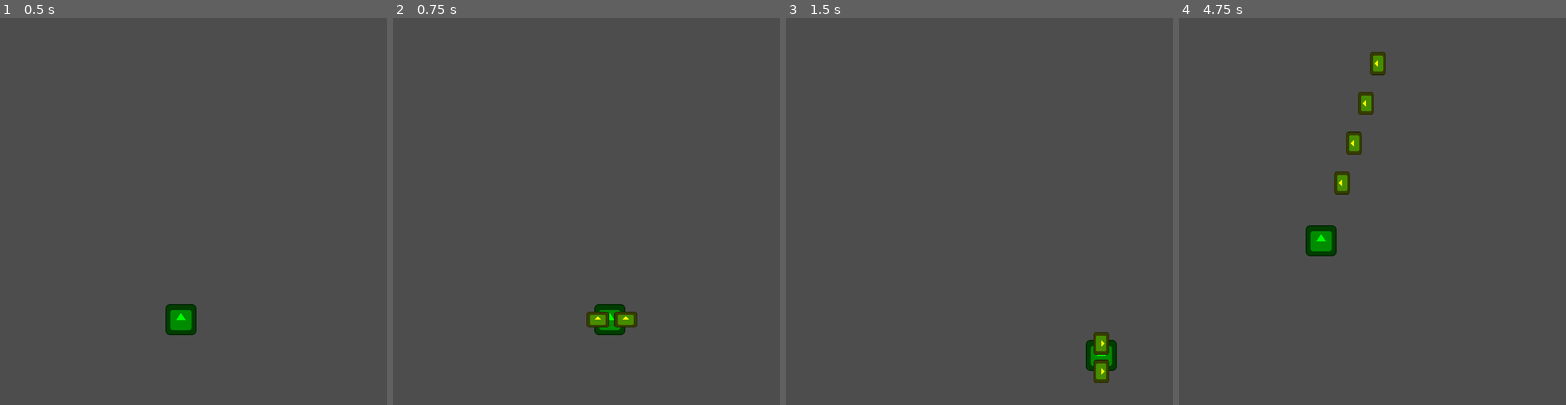
Above: before the commit, frames 1-4 (left to right).
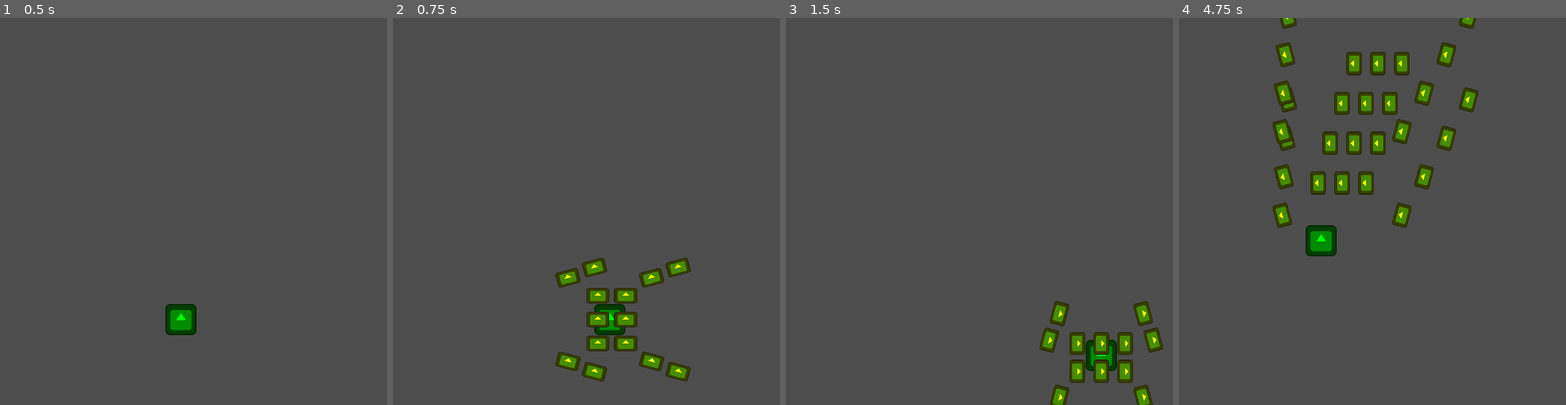
Above: after the commit, the same moments.

Repository: Zeroeth-0/Gatogun
Game: Godot game, scene res://scenes/levels/world.tscn
Two runs of this game, one before a commit and one after it. Both use one fixed random seed, a clock stepped at 60 frames per second and the inputs below. The engine's default icon, where the game draws it, is replaced by a stand-in: a white triangle on a blue panel in a dark square.
Inputs:
- Up to frame 1 (0.5 s): no input
- Up to frame 2 (0.75 s): tap Enter at 0.5 s; hold Right (RIGHT) from 0.53 s (still down); tap C (A) at 0.6 s
- Up to frame 3 (1.5 s): tap X (B) at 0.8, 1.35 s; release Right (RIGHT) at 1.28 s; hold Down (DOWN) from 1.28 s (still down)
- Up to frame 4 (4.75 s): tap S (X) at 1.55, 2.1, 3.8, 4.35 s; release Down (DOWN) at 2.03 s; hold Right (RIGHT) 2.03-2.78 s; tap C (A) at 2.3, 2.85, 4.55 s; hold Up (UP) 2.78-3.53 s; tap X (B) at 3.05, 3.6 s; hold Left (LEFT) from 3.53 s (still down)

Frame 1 is identical in both runs. In frame 2, 2.8% of the frame differs, in the area x 41-78%, y 61-94%; in frame 3, 2.3%; in frame 4, 5.0%, in the area x 24-78%, y 0-55%.

Commit message:
Updated Shooting System

Diff:
--- a/project.godot
+++ b/project.godot
@@ -32,7 +32,7 @@
 
 [editor]
 
-movie_writer/movie_file="C:/Users/Amós/Desktop/GameDev/Proyectos/Movies/Gatodius_mov.avi"
+movie_writer/movie_file="C:/Users/Amós/Desktop/GameDev/En Desarrollo/Movies/Gatodius_mov.avi"
 
 [input]
 
--- a/scenes/bullets/player_bullet.tscn
+++ b/scenes/bullets/player_bullet.tscn
@@ -5,7 +5,7 @@
 
 [sub_resource type="RectangleShape2D" id="RectangleShape2D_ex51n"]
 
-[node name="Player Bullet" type="Area2D"]
+[node name="Player Bullet" type="Area2D" groups=["Player Bullet"]]
 script = ExtResource("1_08ob5")
 
 [node name="Sprite2D" type="Sprite2D" parent="."]
@@ -17,3 +17,5 @@
 scale = Vector2(2.5, 2.5)
 shape = SubResource("RectangleShape2D_ex51n")
 debug_color = Color(1, 1, 0, 0.419608)
+
+[connection signal="area_entered" from="." to="." method="_on_area_entered"]
--- /dev/null
+++ b/scenes/levels/dead_bounds.tscn
@@ -0,0 +1,26 @@
+[gd_scene load_steps=2 format=3 uid="uid://bw2g2t07ejkdq"]
+
+[sub_resource type="RectangleShape2D" id="RectangleShape2D_1erge"]
+
+[node name="DeadBounds" type="Area2D" groups=["Free"]]
+position = Vector2(324, 324)
+
+[node name="CollisionShape2D" type="CollisionShape2D" parent="." groups=["Free"]]
+position = Vector2(0, -450)
+scale = Vector2(40, 5)
+shape = SubResource("RectangleShape2D_1erge")
+
+[node name="CollisionShape2D2" type="CollisionShape2D" parent="." groups=["Free"]]
+position = Vector2(0, 450)
+scale = Vector2(40, 5)
+shape = SubResource("RectangleShape2D_1erge")
+
+[node name="CollisionShape2D3" type="CollisionShape2D" parent="." groups=["Free"]]
+position = Vector2(450, 0)
+scale = Vector2(5, 40)
+shape = SubResource("RectangleShape2D_1erge")
+
+[node name="CollisionShape2D4" type="CollisionShape2D" parent="." groups=["Free"]]
+position = Vector2(-450, 0)
+scale = Vector2(5, 40)
+shape = SubResource("RectangleShape2D_1erge")
--- a/scenes/levels/world.tscn
+++ b/scenes/levels/world.tscn
@@ -1,12 +1,15 @@
-[gd_scene load_steps=4 format=3 uid="uid://bu4plpf86f1x1"]
+[gd_scene load_steps=5 format=3 uid="uid://bu4plpf86f1x1"]
 
 [ext_resource type="Script" path="res://source/levels/world.gd" id="1_btnht"]
+[ext_resource type="PackedScene" uid="uid://bw2g2t07ejkdq" path="res://scenes/levels/dead_bounds.tscn" id="3_0hlg8"]
 [ext_resource type="PackedScene" uid="uid://45jy2ekapnll" path="res://scenes/enemies/enemy.tscn" id="4_kt6bt"]
 [ext_resource type="PackedScene" uid="uid://dnm46gsra70ug" path="res://scenes/player/cat_player.tscn" id="4_nvx4x"]
 
 [node name="World" type="Node2D"]
 script = ExtResource("1_btnht")
 enemy_scenes = Array[PackedScene]([ExtResource("4_kt6bt")])
+
+[node name="DeadBounds" parent="." instance=ExtResource("3_0hlg8")]
 
 [node name="North Lane" type="Node2D" parent="."]
 position = Vector2(324, -100)
--- a/scenes/weapons/weapon.tscn
+++ b/scenes/weapons/weapon.tscn
@@ -7,3 +7,25 @@
 script = ExtResource("1_y1vgw")
 
 [node name="PlayerEmmiter" parent="." instance=ExtResource("1_kgrkn")]
+
+[node name="PlayerEmmiter2" parent="." instance=ExtResource("1_kgrkn")]
+position = Vector2(-70, 70)
+deviationAngle = -15.0
+
+[node name="PlayerEmmiter3" parent="." instance=ExtResource("1_kgrkn")]
+position = Vector2(70, 70)
+deviationAngle = 15.0
+
+[node name="PlayerEmmiter4" parent="." instance=ExtResource("1_kgrkn")]
+position = Vector2(40, 20)
+
+[node name="PlayerEmmiter5" parent="." instance=ExtResource("1_kgrkn")]
+position = Vector2(-40, 20)
+
+[node name="PlayerEmmiter6" parent="." instance=ExtResource("1_kgrkn")]
+position = Vector2(-70, -70)
+deviationAngle = -15.0
+
+[node name="PlayerEmmiter7" parent="." instance=ExtResource("1_kgrkn")]
+position = Vector2(70, -70)
+deviationAngle = 15.0
--- a/source/bullets/playerBullet.gd
+++ b/source/bullets/playerBullet.gd
@@ -7,10 +7,6 @@
 
 # Convertir la desviación a radianes
 var deviationRadians: float = 0.0
-
-# Llamado cuando el nodo entra en el árbol de la escena.
-func _ready():
-	pass
 
 # Llamado en cada cuadro. 'delta' es el tiempo transcurrido desde el cuadro anterior.
 func _process(delta: float):
@@ -25,3 +21,7 @@
 
 	# Rotar el nodo para que apunte en la dirección inicial
 	rotation = direction.angle()
+
+# Manejar la colisión con áreas
+func _on_area_entered(area):
+	if area.is_in_group("Free"): queue_free()
--- a/source/weapons/playerWeapon.gd
+++ b/source/weapons/playerWeapon.gd
@@ -1,15 +1,20 @@
 extends Node2D
 
 @export var bullet_scene: PackedScene # Escena de la bala a instanciar
-@export var fire_rate: float = 0.1 # Tiempo entre ráfagas
+@export var fire_rate: float = 0.08 # Tiempo entre ráfagas
 @export_range(-30, 30, 15) var deviationAngle: float = 0.0 # Desviación en grados (0, 30 o -30)
 
 var can_fire: bool = true # Controla si se puede disparar
+const MAX_BULLETS: int = 4 # Máximo de balas permitidas en el grupo
 
 # Llamado cada cuadro
 func _process(delta: float):
-	# Disparar si hay una dirección válida y está permitido
-	if INPUT.buttonActive != INPUT.Buttons.NONE and can_fire:
+	# Contar las balas activas en el grupo "Player Bullet"
+	var active_bullets = get_tree().get_nodes_in_group("Player Bullet").size()
+	var maxBullets = MAX_BULLETS * get_parent().get_child_count()
+
+	# Verificar si se puede disparar en función del número de balas activas
+	if INPUT.buttonActive != INPUT.Buttons.NONE and can_fire and active_bullets < maxBullets:
 		await fire_burst(INPUT.fireDir)
 
 # Dispara una ráfaga de 4 balas en la misma dirección
